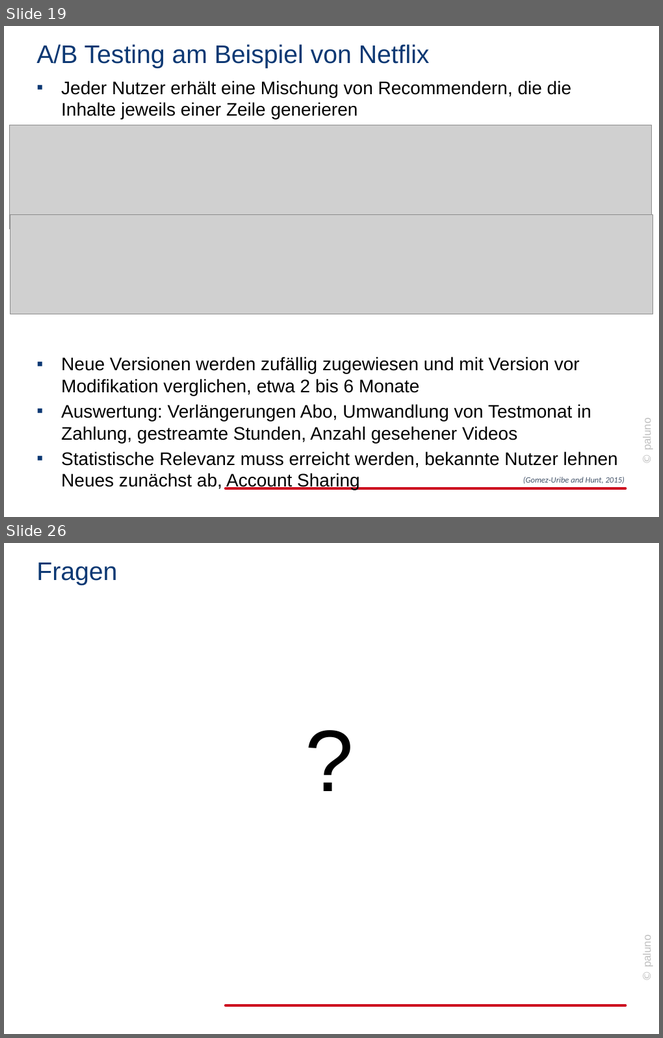
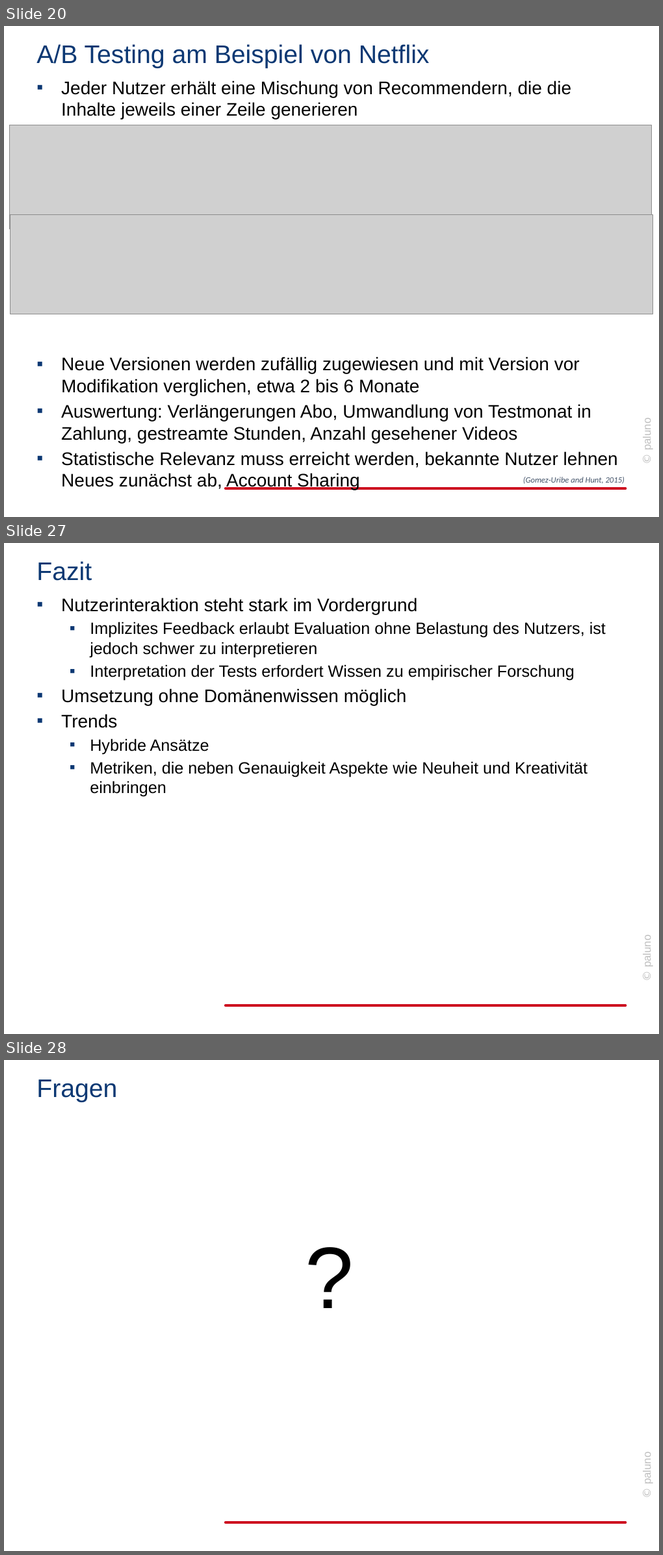
Before and after one commit to jabuettner/citavi, a slide deck: Diss (repo)/Recommender.pptx. Shown one above the other, each under a label of ours: slides 19 and 26 before the commit, slides 20, 27 and 28 after it; the slides between them are not shown. The pictures are 663x1038 and 663x1555 pixels, drawn with LibreOffice and Linux fonts; fonts in the diff are those of the drawing; grey boxes stand for pictures; background and template pictures are left out. Boxes give left, top, right and bottom in pixels: in the first picture for what was removed or moved away, otherwise in the second. Text is boxed around its words. In the diff, an @@ line names an element or a change of style, - is before the commit and + after.

```diff
--- a/Diss (repo)/Recommender.pptx
+++ b/Diss (repo)/Recommender.pptx
@@ slide 27 added at (x1=4, y1=543, x2=659, y2=1034), background #FFFFFF; not listed: 2 template elements that a slide beside it also shows @@
@@ title added at (x1=36, y1=561, x2=92, y2=581), 28 pt, text #0C3873 @@
+Fazit
@@ text added at (x1=61, y1=598, x2=606, y2=797), 18 pt, text #000000 @@
+▪ Nutzerinteraktion steht stark im Vordergrund
+  ▪ Implizites Feedback erlaubt Evaluation ohne Belastung des Nutzers, ist jedoch schwer zu interpretieren
+  ▪ Interpretation der Tests erfordert Wissen zu empirischer Forschung
+▪ Umsetzung ohne Domänenwissen möglich
+▪ Trends
+  ▪ Hybride Ansätze
+  ▪ Metriken, die neben Genauigkeit Aspekte wie Neuheit und Kreativität einbringen
@@ what was slide 19 is now slide 20 @@
@@ what was slide 26 is now slide 28 @@
```
Also in this commit, not shown: 16 slides changed, 1 other slide added, 19 other files.
